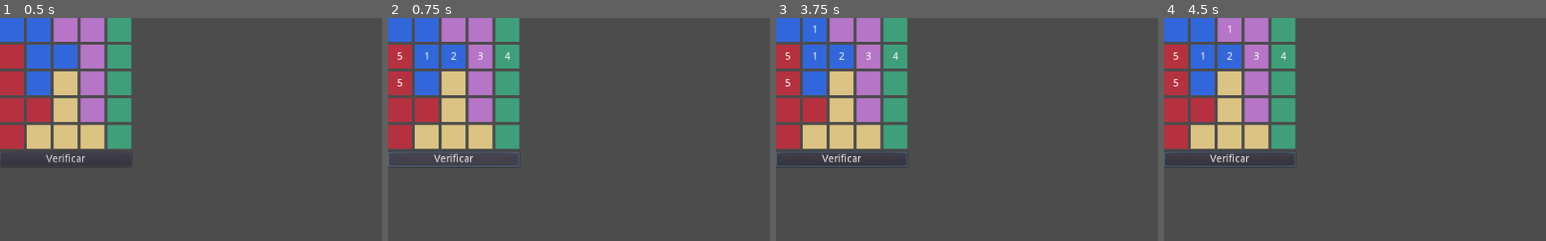
Above: before the commit, frames 1-4 (left to right).
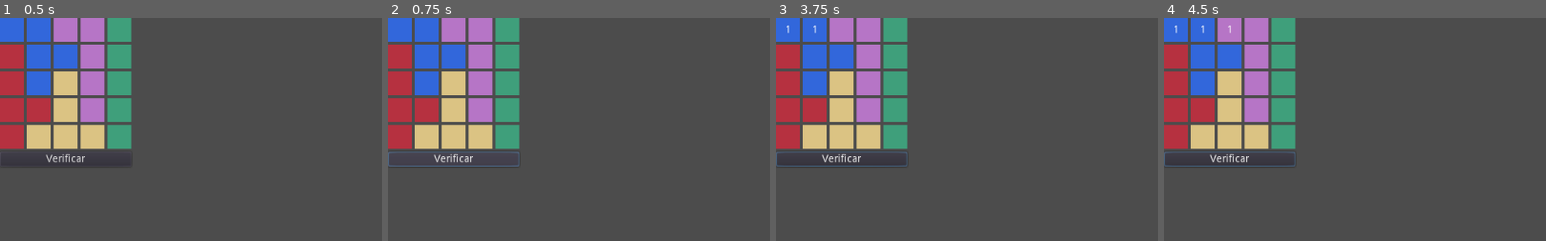
Above: after the commit, the same moments.

Repository: IndieDevEs/reto-5-logi-five
Game: Godot game, scene res://Game/Game.tscn
Two runs of this game, one before a commit and one after it. Both use one fixed random seed, a clock stepped at 60 frames per second and the inputs below.
Inputs (mouse positions are % of the whole screen's width and height, from its top left):
- Up to frame 1 (0.5 s): no input
- Up to frame 2 (0.75 s): click "Verificar" at 0.5 s
- Up to frame 3 (3.75 s): click "Verificar" at 1.25 s; click "Verificar" at 2 s; tap Enter at 2.75 s; move the mouse to (2, 3) at 2.77 s; click (2, 3) at 2.92 s; tap Space at 3.5 s; move the mouse to (5, 3) at 3.52 s; click (5, 3) at 3.67 s
- Up to frame 4 (4.5 s): tap Enter at 4.25 s; move the mouse to (9, 3) at 4.27 s; click (9, 3) at 4.42 s
The pictures show only the part of the screen within x 0-50%, y 0-50%; the shares and areas given below are measured in that part.

Frame 1 is identical in both runs. In frame 2, 0.2% of the frame differs, in the area x 2-32%, y 15-31%; in frame 3, 0.2%; in frame 4, 0.2%, in the area x 2-32%, y 3-31%.

Commit message:
Se agrega rutina para calcular las 120 permutaciones posibles de 5 elementos

Diff:
--- a/jjmontes/Stages/Stage.gd
+++ b/jjmontes/Stages/Stage.gd
@@ -1,5 +1,7 @@
 extends GridContainer
 
+var _random = RandomNumberGenerator.new()
+var last_permutation = -1
 var block_scene = preload("res://Block/Block.tscn")
 var textures = [
 	preload("res://Art/acronym8-blue.png"),
@@ -44,7 +46,12 @@
 	]
 ]
 
+var permutations = [
+]
+
 func _ready():
+	_random.randomize()
+	init_permutations()
 	_render_stage(0)
 
 func _render_stage(stage_index):
@@ -99,15 +106,43 @@
 
 func _on_Button_pressed():
 	#TODO: Probando carga de Stage
-	var stage = stages[0]
-	stage[5].value = 5
-	stage[6].value = 1
-	stage[7].value = 2
-	stage[8].value = 3
-	stage[9].value = 4
-	stage[10].value = 5
-	_draw_stage(stage)
-	print(_is_valid(stage))
+#	var stage = stages[0]
+#	stage[5].value = 5
+#	stage[6].value = 1
+#	stage[7].value = 2
+#	stage[8].value = 3
+#	stage[9].value = 4
+#	stage[10].value = 5
+#	_draw_stage(stage)
+#	print(_is_valid(stage))
+	pass
+
+func next_permutation():
+	last_permutation += 1
+	if last_permutation > permutations.size() - 1:
+		last_permutation = 0
+	return permutations[last_permutation]
+
+func init_permutations():
+	while permutations.size() < 120:
+		var permutation = create_permutation()
+		while (permutations.find(permutation) == -1):
+			permutations.append(permutation)
+
+func create_permutation():
+	var permutation = []
+
+	while permutation.size() < 5:
+		var value = _random.randi_range(1, 5)
+		if (permutation.find(value) == -1):
+			permutation.append(value)
+
+	return permutation
+
+var stack = []
+
+func _set_stack(stage):
+	stack.push_back(stage)
 
 func _draw_stage(stage):
 	for child in get_children():
